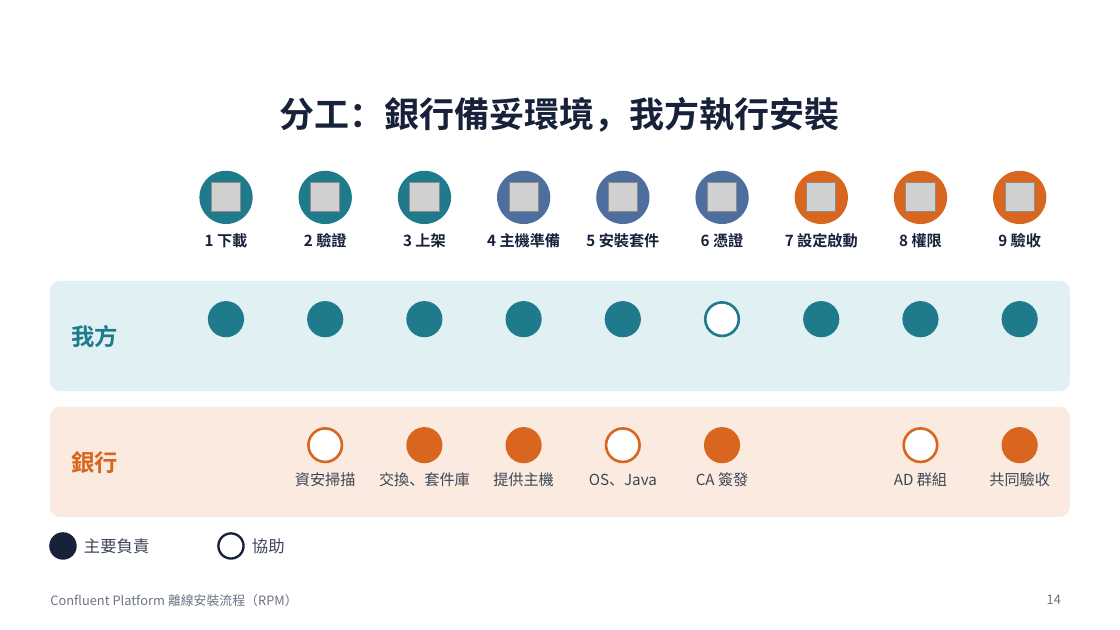
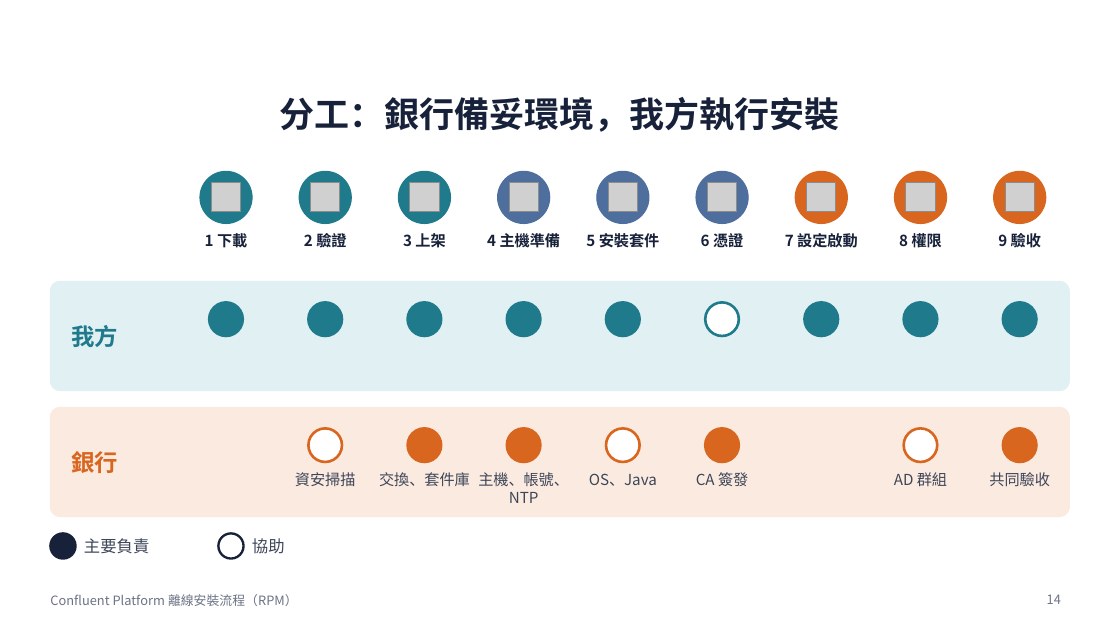
Before and after one commit to zxc81906119/kafka_install_ops, a slide deck: slide 14 of docs/Confluent-RPM安裝流程.pptx. Drawn at 1120x630 pixels with LibreOffice and Linux fonts; fonts in the diff are those of the drawing; grey boxes stand for pictures. Boxes give left, top, right and bottom in pixels: in the first picture for what was removed or moved away, otherwise in the second. Text is boxed around its words. In the diff, an @@ line names an element or a change of style, - is before the commit and + after.

```diff
--- a/docs/Confluent-RPM安裝流程.pptx
+++ b/docs/Confluent-RPM安裝流程.pptx
@@ text at [478,472,569,503]: text changed @@
-提供主機
+主機、帳號、NTP
```
Also in this commit, not shown: 4 other slides changed, 49 other files.
